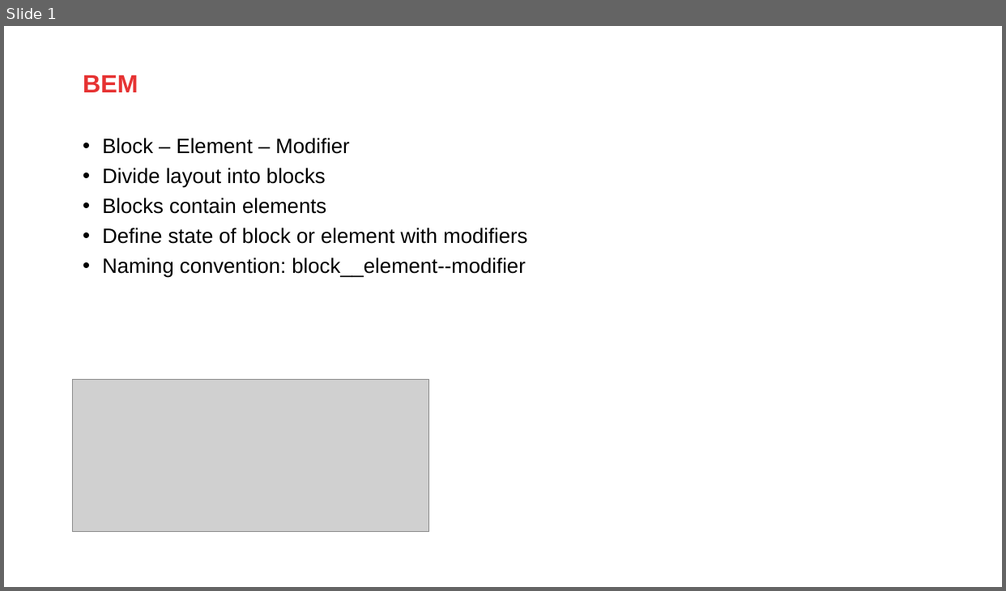
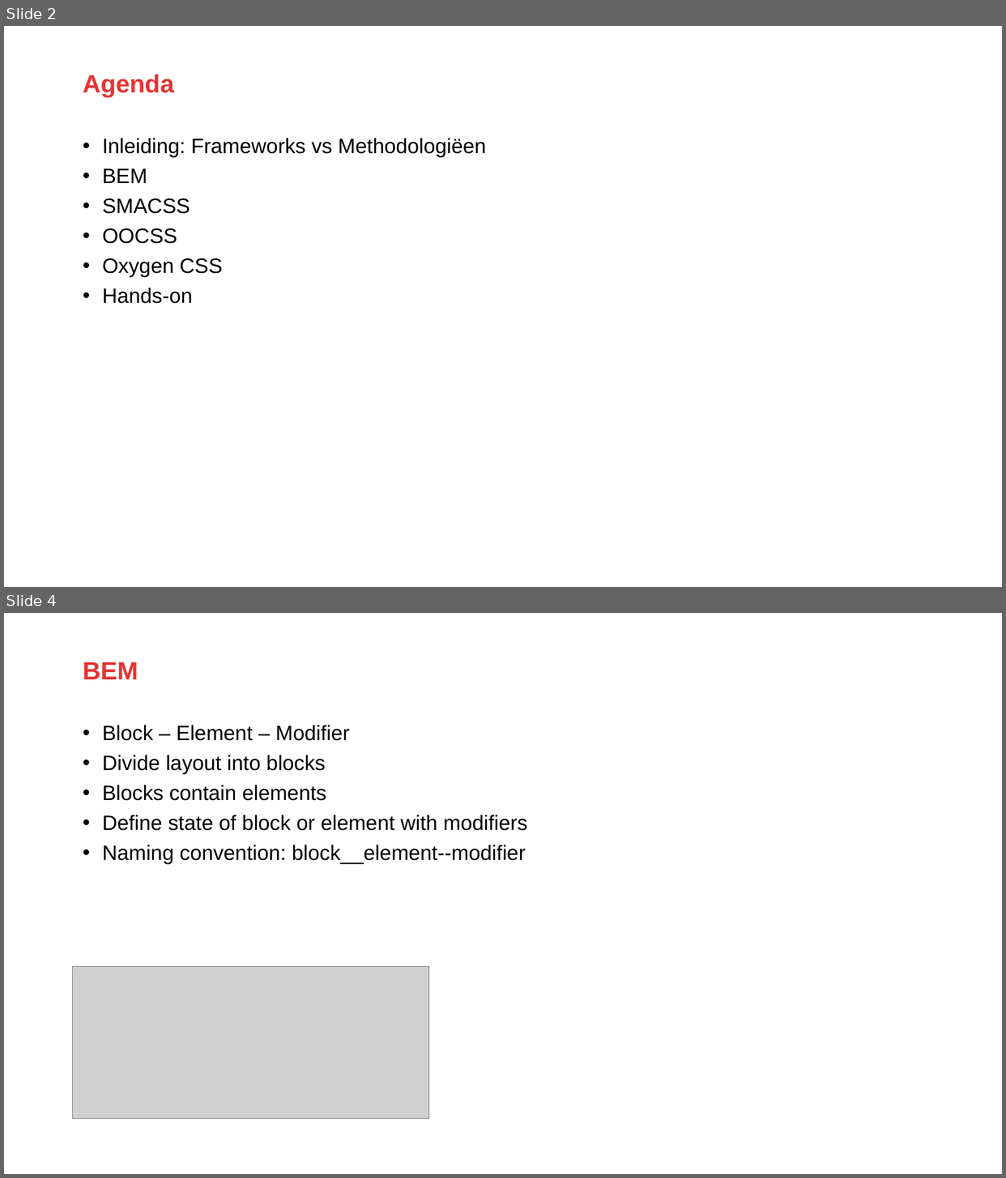
Before and after one commit to AMIS-Services/sig-css-architecture, a slide deck: SIG_CSS_Architecture.pptx. Shown one above the other, each under a label of ours: slide 1 before the commit, slides 2 and 4 after it; the slides between them are not shown. The pictures are 1006x591 and 1006x1178 pixels, drawn with LibreOffice and Linux fonts; fonts in the diff are those of the drawing; grey boxes stand for pictures; background and template pictures are left out. Boxes give left, top, right and bottom in pixels: in the first picture for what was removed or moved away, otherwise in the second. Text is boxed around its words. In the diff, an @@ line names an element or a change of style, - is before the commit and + after.

Commit message:
Voeg inleiding toe

```diff
--- a/SIG_CSS_Architecture.pptx
+++ b/SIG_CSS_Architecture.pptx
@@ slide 2 added at <box>4,26,1002,587</box>, background #FFFFFF; not listed: 1 template element that a slide beside it also shows @@
@@ title added at <box>83,74,174,96</box>, 24 pt, text #E63232, bold @@
+Agenda
@@ text added at <box>102,138,486,304</box>, 20 pt, text #000000 @@
+• Inleiding: Frameworks vs Methodologiëen
+• BEM
+• SMACSS
+• OOCSS
+• Oxygen CSS
+• Hands-on
@@ what was slide 1 is now slide 4 @@
```
Also in this commit, not shown: 6 slides changed, 6 other slides added.
